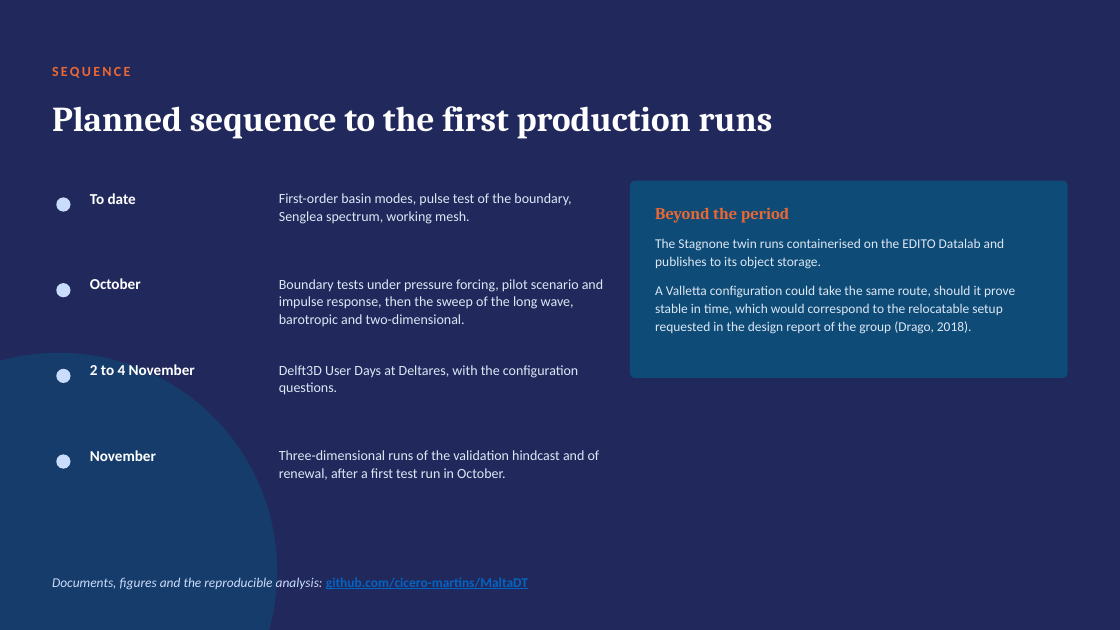
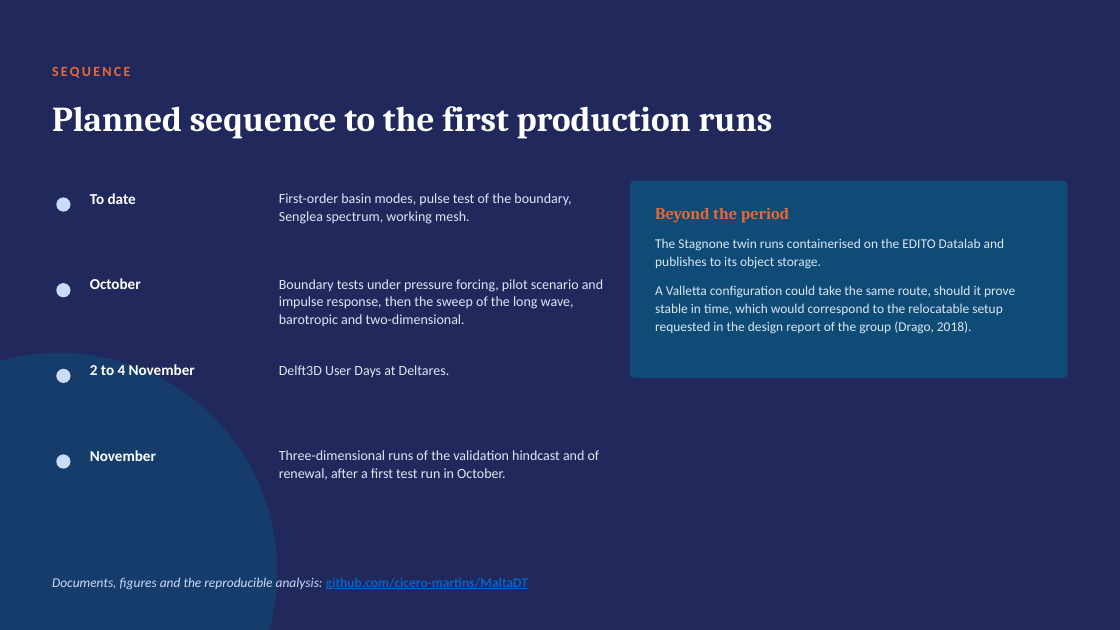
Before and after one commit to cicero-martins/MaltaDT, a slide deck: slide 9 of docs/valletta_model_concept_2026-10-08_short.pptx. Drawn at 1120x630 pixels with LibreOffice and Linux fonts; fonts in the diff are those of the drawing; background and template pictures are left out. Boxes give left, top, right and bottom in pixels: in the first picture for what was removed or moved away, otherwise in the second. Text is boxed around its words. In the diff, an @@ line names an element or a change of style, - is before the commit and + after.

```diff
--- a/docs/valletta_model_concept_2026-10-08_short.pptx
+++ b/docs/valletta_model_concept_2026-10-08_short.pptx
@@ text at [279,365,450,378]: text changed @@
-Delft3D User Days at Deltares, with the configuration questions.
+Delft3D User Days at Deltares.
```
Also in this commit, not shown: 1 other slide changed, 3 other files.
